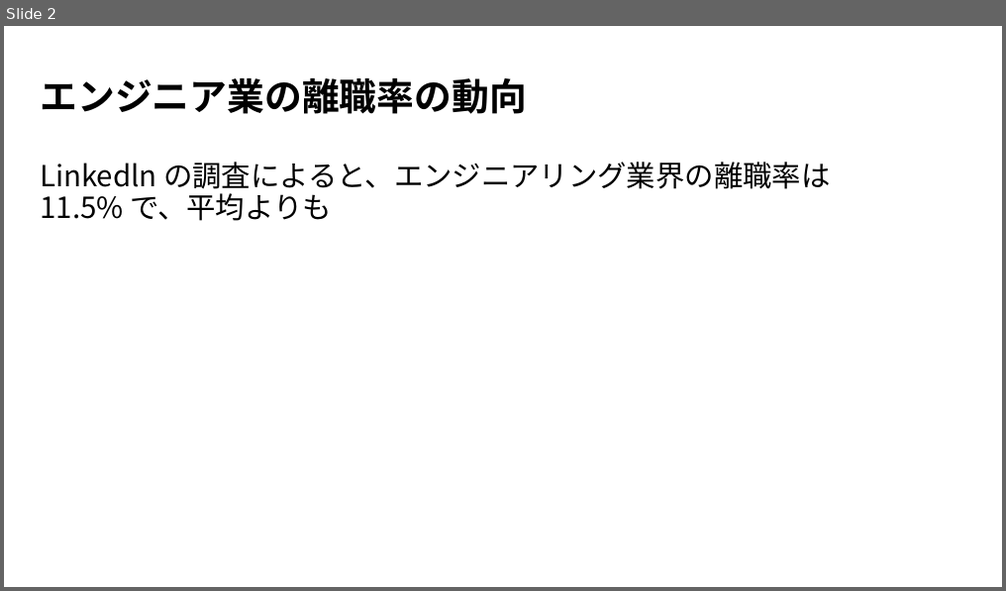
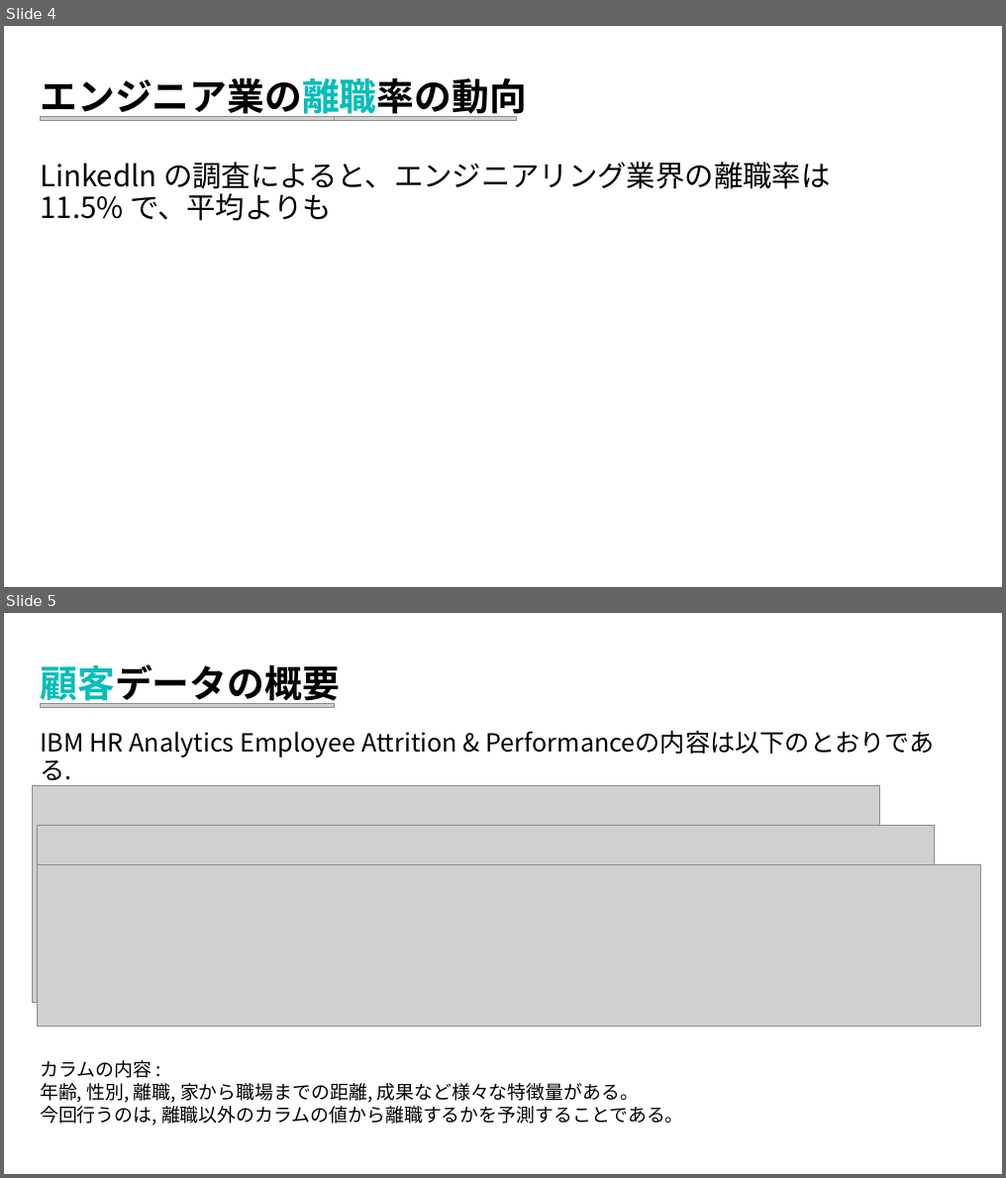
Before and after one commit to elsy0111/GCI2023Winter, a slide deck: LDA_Attrition.pptx. Shown one above the other, each under a label of ours: slide 2 before the commit, slides 4 and 5 after it. The pictures are 1006x591 and 1006x1178 pixels, drawn with LibreOffice and Linux fonts; fonts in the diff are those of the drawing; grey boxes stand for pictures. Boxes give left, top, right and bottom in pixels: in the first picture for what was removed or moved away, otherwise in the second. Text is boxed around its words. In the diff, an @@ line names an element or a change of style, - is before the commit and + after.

```diff
--- a/LDA_Attrition.pptx
+++ b/LDA_Attrition.pptx
@@ slide 5 added at bbox=[4, 613, 1002, 1174], background #FFFFFF @@
@@ text added at bbox=[40, 664, 339, 707], 36 pt, text #000000, bold @@
+顧客データの概要
@@ picture added at bbox=[40, 703, 334, 707] @@
@@ text added at bbox=[40, 732, 457, 758], 24 pt, text #000000 @@
+IBM HR Analytics Employee Attrition & Performanceの内容は以下のとおりである.
@@ picture added at bbox=[33, 786, 880, 1003] @@
@@ picture added at bbox=[37, 826, 934, 1016] @@
@@ picture added at bbox=[37, 865, 980, 1027] @@
@@ text added at bbox=[40, 1060, 684, 1126], 18 pt, text #000000 @@
+カラムの内容 :
+年齢, 性別, 離職, 家から職場までの距離, 成果など様々な特徴量がある。
+今回行うのは, 離職以外のカラムの値から離職するかを予測することである。
@@ what was slide 2 is now slide 4 @@
@@ slide 4 changed as well @@
@@ title "エンジニア業の離職率の動向" at bbox=[40, 78, 526, 120]: text colour #000000 to #03BDBA in "エンジニア業の離職率の動向" @@
@@ picture added at bbox=[40, 116, 517, 120] @@
@@ picture added at bbox=[40, 116, 334, 120] @@
```
Also in this commit, not shown: 1 other slide changed, 3 other slides added, 8 other files.
